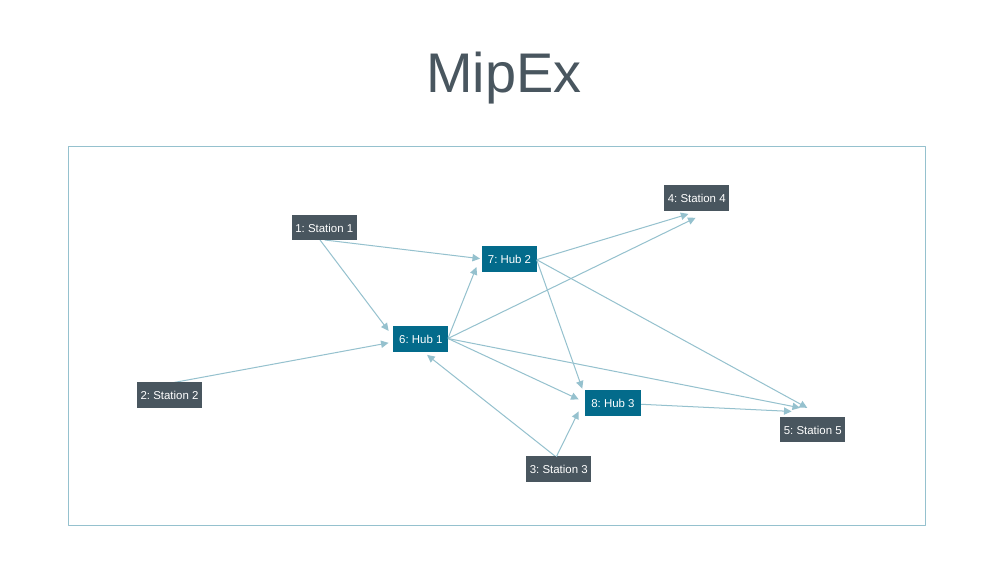
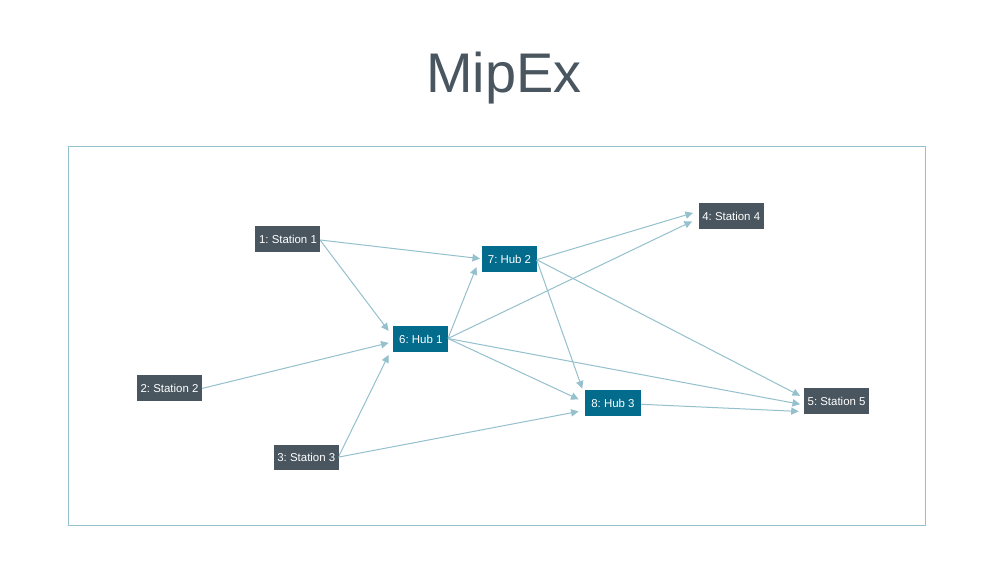
Before and after one commit to mipwise/mip-opt, a slide deck: slide 1 of 3_formulation_techniques/1_network_flow_problems/docs/slides.odp. Drawn at 1008x567 pixels with LibreOffice and Linux fonts; fonts in the diff are those of the drawing. Boxes give left, top, right and bottom in pixels: in the first picture for what was removed or moved away, otherwise in the second. Text is boxed around its words. In the diff, an @@ line names an element or a change of style, - is before the commit and + after.

```diff
--- a/3_formulation_techniques/1_network_flow_problems/docs/slides.odp
+++ b/3_formulation_techniques/1_network_flow_problems/docs/slides.odp
@@ rectangle "4: Station 4": place and size @@
-rectangle "4: Station 4" at <box>665,186,729,210</box>
+rectangle "4: Station 4" at <box>700,204,764,229</box>
@@ rectangle "1: Station 1": place and size @@
-rectangle "1: Station 1" at <box>293,216,357,241</box>
+rectangle "1: Station 1" at <box>256,227,320,252</box>
@@ arrow moved from (696, 218) - (448, 338) to (692, 221) - (448, 338) @@
@@ arrow moved from (689, 214) - (537, 260) to (693, 213) - (537, 260) @@
@@ arrow moved from (480, 259) - (325, 240) to (480, 259) - (320, 240) @@
@@ arrow moved from (808, 408) - (537, 260) to (800, 396) - (537, 260) @@
@@ arrow moved from (389, 343) - (172, 383) to (389, 343) - (201, 389) @@
@@ arrow moved from (427, 355) - (556, 457) to (389, 355) - (338, 457) @@
@@ arrow moved from (800, 408) - (448, 338) to (800, 404) - (448, 338) @@
@@ rectangle "2: Station 2": place and size @@
-rectangle "2: Station 2" at <box>137,383,201,408</box>
+rectangle "2: Station 2" at <box>137,376,201,401</box>
@@ rectangle "5: Station 5": place and size @@
-rectangle "5: Station 5" at <box>781,417,845,442</box>
+rectangle "5: Station 5" at <box>805,389,869,413</box>
@@ arrow moved from (579, 412) - (556, 457) to (579, 412) - (338, 457) @@
@@ arrow moved from (792, 412) - (640, 404) to (799, 412) - (640, 404) @@
@@ rectangle "3: Station 3": place and size @@
-rectangle "3: Station 3" at <box>527,457,591,482</box>
+rectangle "3: Station 3" at <box>274,445,338,470</box>
```
Also in this commit, not shown: 3 other files.
